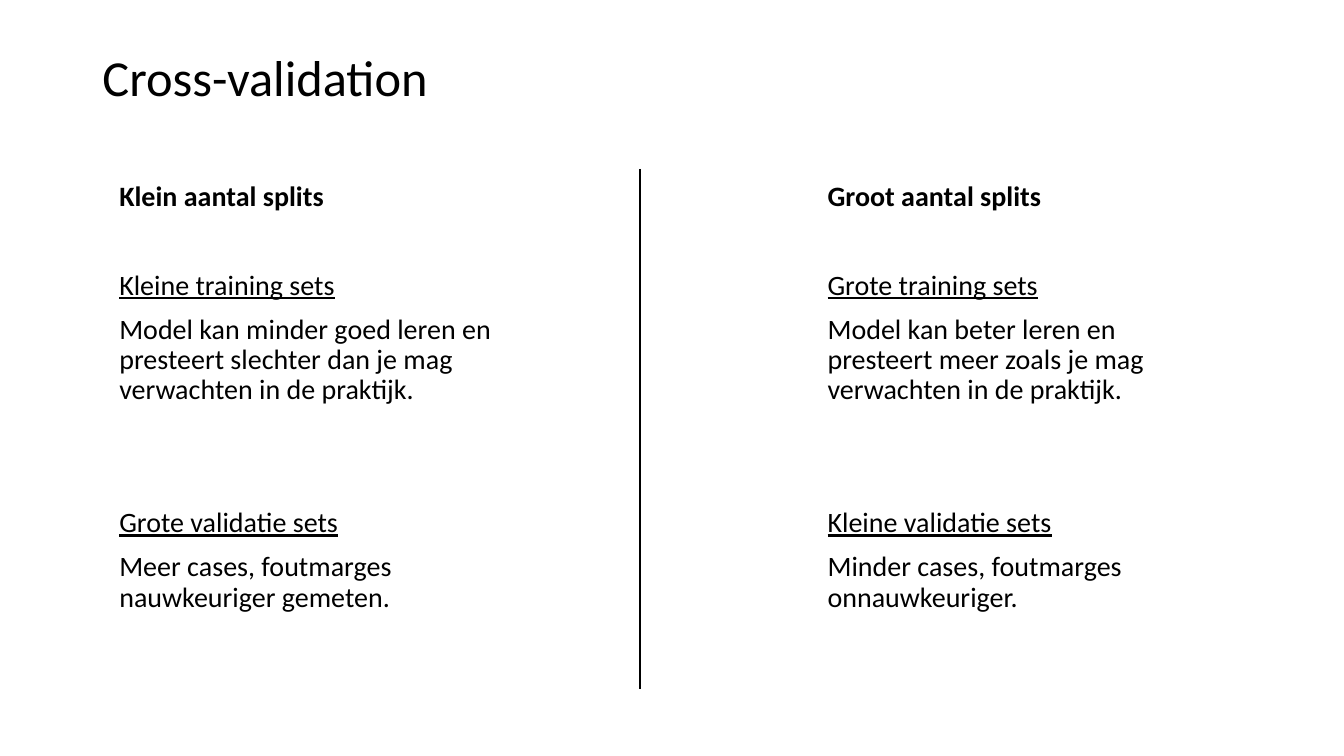
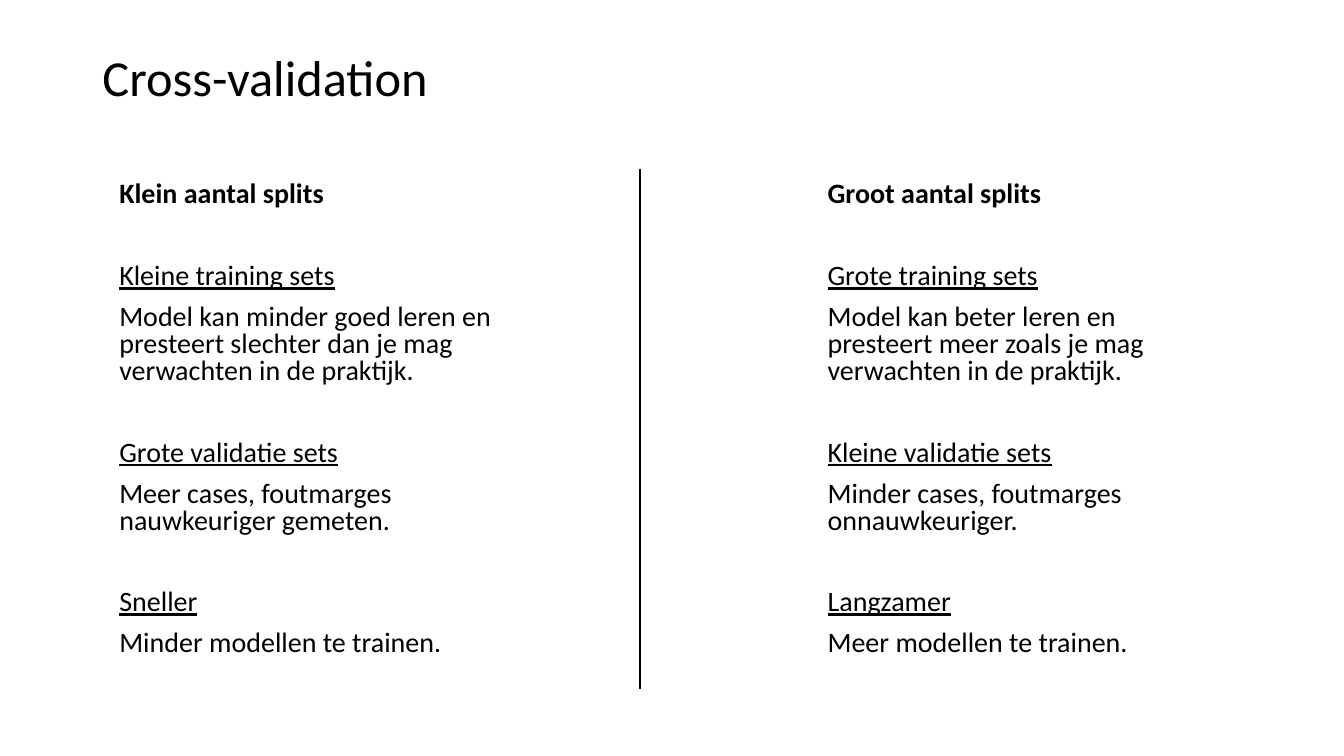
Before and after one commit to LFKoning/knowledge-sharing, a slide deck: slide 38 of python_course/4_scikit_learn/python_cursus_4.pptx. Drawn at 1344x756 pixels with LibreOffice and Linux fonts; fonts in the diff are those of the drawing. Boxes give left, top, right and bottom in pixels: in the first picture for what was removed or moved away, otherwise in the second. Text is boxed around its words. In the diff, an @@ line names an element or a change of style, - is before the commit and + after.

```diff
--- a/python_course/4_scikit_learn/python_cursus_4.pptx
+++ b/python_course/4_scikit_learn/python_cursus_4.pptx
@@ text at bbox=[119, 183, 491, 535]: line spacing 0.9 to 0.8 @@
@@ text at bbox=[828, 183, 1144, 535]: line spacing 0.9 to 0.8 @@
@@ text at bbox=[119, 591, 441, 653]: paragraphs added @@
+Sneller
+Minder modellen te trainen.
@@ text at bbox=[828, 593, 1128, 653]: paragraphs added @@
+Langzamer
+Meer modellen te trainen.
```
Also in this commit, not shown: 24 other slides changed, 2 slides added, 2 slides removed, 4 other files.
